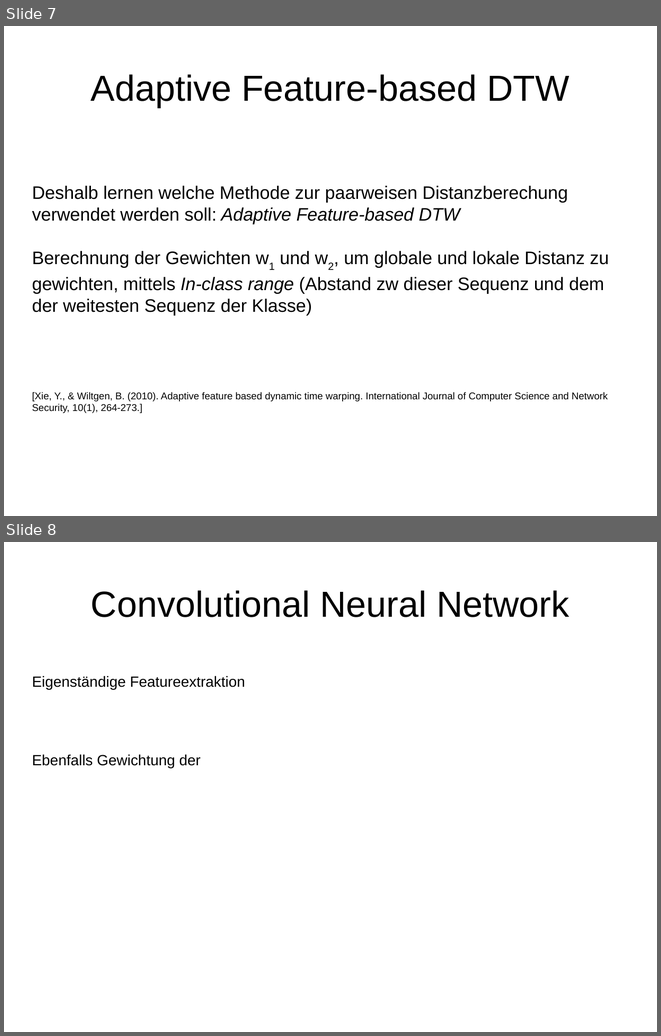
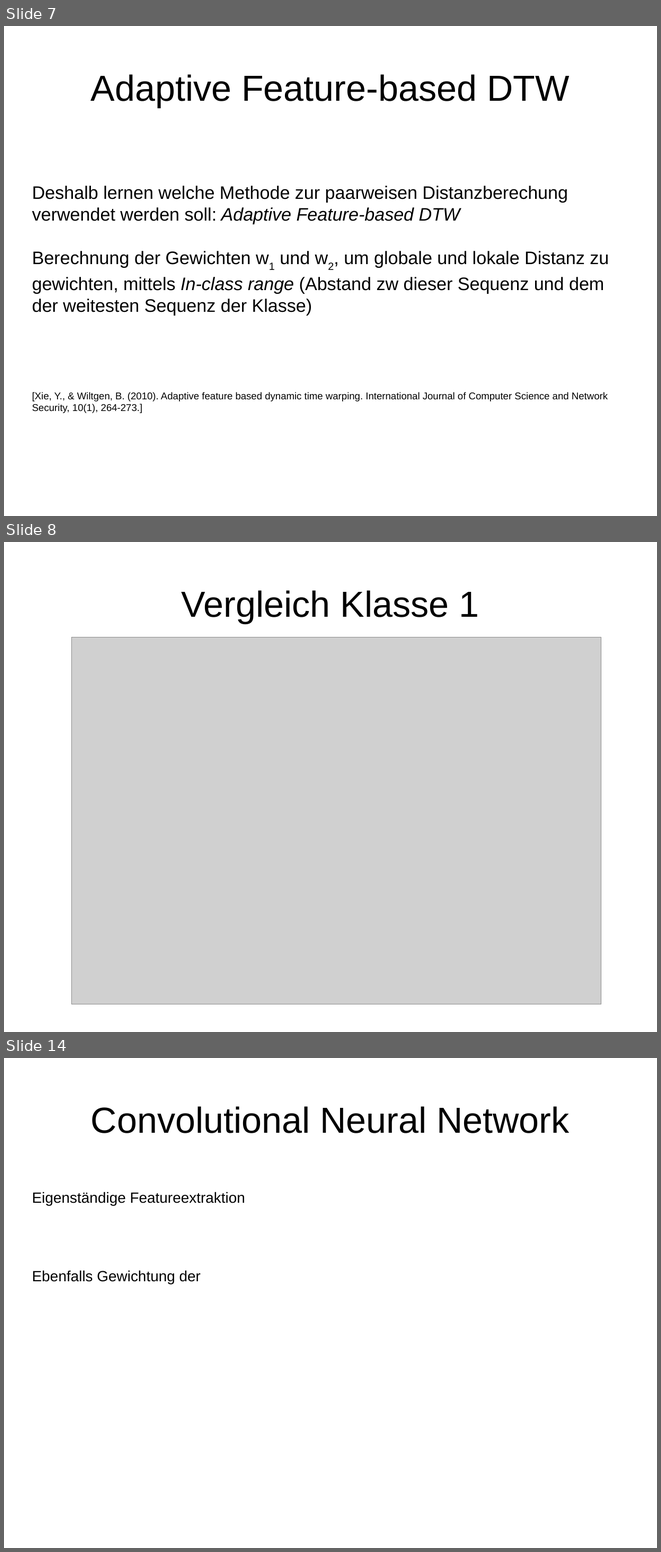
Before and after one commit to HannahSyrek/MTAnalysisOfCGMCurves, a slide deck: presentations/presentation_26_03_18.odp. Shown one above the other, each under a label of ours: slides 7 and 8 before the commit, slides 7, 8 and 14 after it; the slides between them are not shown. The pictures are 661x1036 and 661x1552 pixels, drawn with LibreOffice and Linux fonts; fonts in the diff are those of the drawing; grey boxes stand for pictures. Boxes give left, top, right and bottom in pixels: in the first picture for what was removed or moved away, otherwise in the second. Text is boxed around its words. In the diff, an @@ line names an element or a change of style, - is before the commit and + after.

```diff
--- a/presentations/presentation_26_03_18.odp
+++ b/presentations/presentation_26_03_18.odp
@@ slide 8 added at (x1=4, y1=542, x2=657, y2=1032), background #FFFFFF @@
@@ title added at (x1=182, y1=590, x2=479, y2=623), 44 pt, text #000000 @@
+Vergleich Klasse 1
@@ picture added at (x1=71, y1=637, x2=601, y2=1004) @@
@@ what was slide 8 is now slide 14 @@
```
Also in this commit, not shown: 1 slide changed, 4 other slides added, 16 other files.
